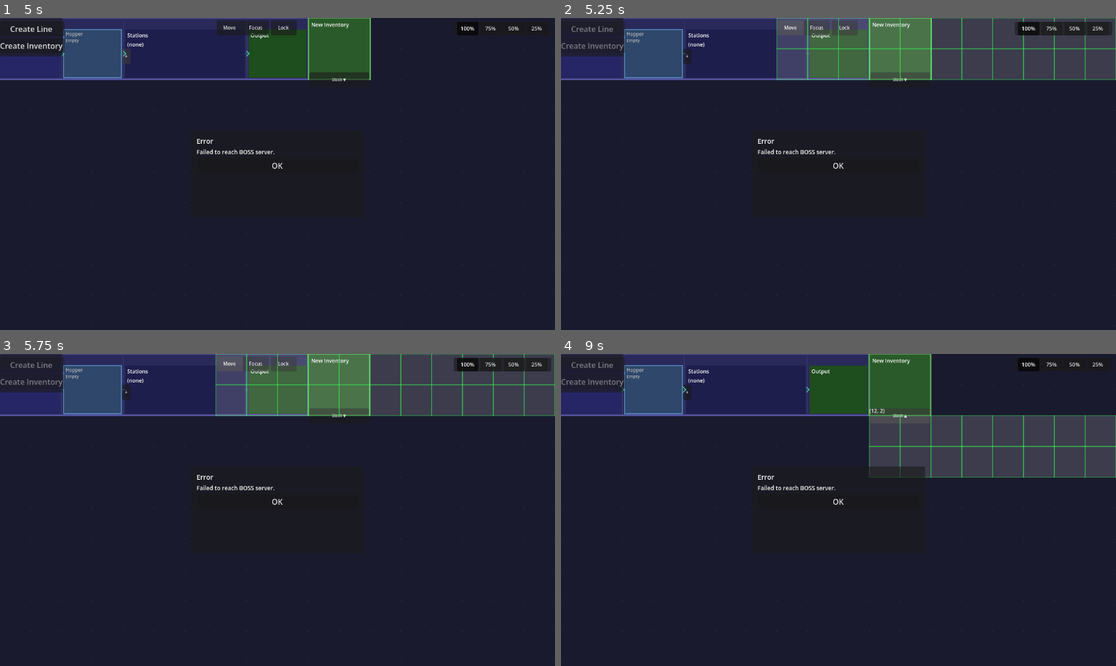
Above: before the commit, frames 1-4 (two rows, left to right).
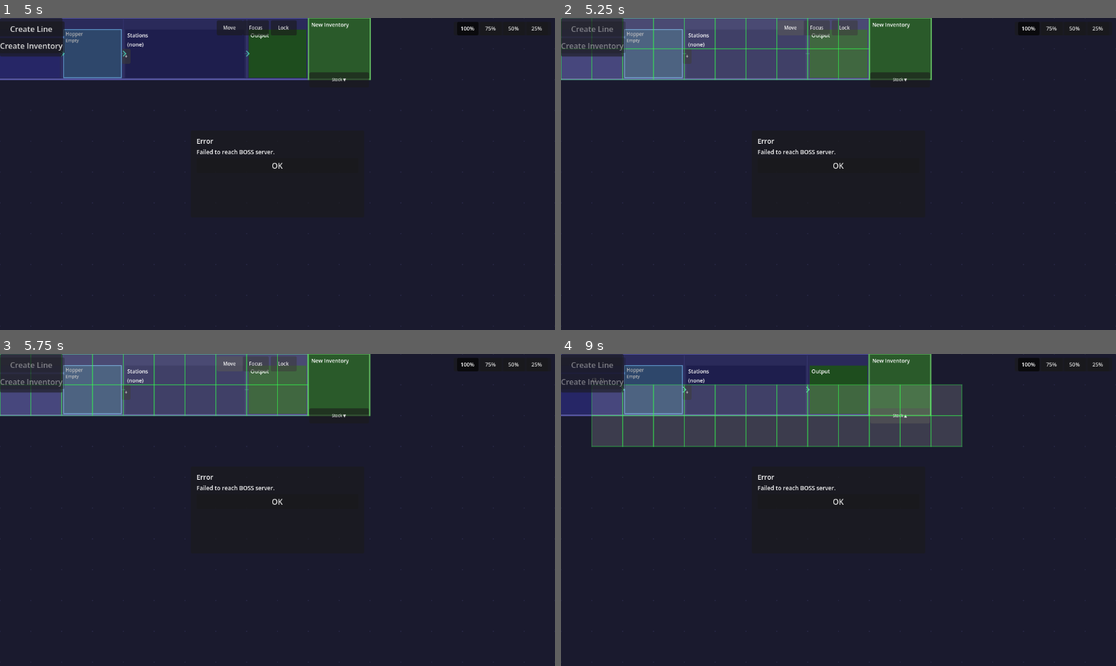
Above: after the commit, the same moments.

Repository: PeqNP/io.bithead.lean
Game: Godot game, scene res://scenes/FactoryFloor/FactoryFloor.tscn
Same seed, same stepped clock (60 frames per second), same inputs: the game is played once before the commit and once after it.
Inputs:
- Up to frame 1 (5 s): click "OK" at 0.5 s; click "Create Line" at 1.25 s; click "+" at 2 s; click "OK" at 2.75 s; click "Create Inventory" at 3.5 s; click "+" at 4.25 s
- Up to frame 2 (5.25 s): click "Move" at 5 s
- Up to frame 3 (5.75 s): no input
- Up to frame 4 (9 s): click "Focus" at 5.75 s; click "Unfocus" at 6.5 s; click "Lock" at 7.25 s; click "Unlock" at 8 s; click "Stock ▼" at 8.75 s

Frame 1 is identical in both runs. In frame 2, 14% of the frame differs, in the area x 0-100%, y 0-21%; in frame 3, 14%; in frame 4, 19%, in the area x 5-100%, y 7-40%.

Commit message:
- Moving now places the ghost over the line and the mouse attached to the overlay respective to where it is in the line.

Diff:
--- a/godot/scenes/FactoryFloor/FactoryFloor.gd
+++ b/godot/scenes/FactoryFloor/FactoryFloor.gd
@@ -366,7 +366,7 @@
 	_drag_entity_id = entity._entity_id
 	_drag_tile_w = tile_w
 	_drag_tile_h = tile_h
-	_drag_overlay.begin(grid, tile_w, tile_h, _drag_entity_id)
+	_drag_overlay.begin(grid, tile_w, tile_h, _drag_entity_id, entity.position)
 	_panel.set_busy(true)
 
 
--- a/godot/scenes/common/DragOverlay.gd
+++ b/godot/scenes/common/DragOverlay.gd
@@ -18,6 +18,7 @@
 var _tile_w: int = 0
 var _tile_h: int = 0
 var _exclude_id: int = 0   # id of entity being moved (treated as available)
+var _drag_offset: Vector2 = Vector2.ZERO   # mouse-to-entity-top-left offset at drag start
 var _snap_tile: Vector2i = Vector2i.ZERO
 var _valid: bool = false
 
@@ -33,11 +34,18 @@
 
 
 ## Start a drag operation for an entity of tile size w×h with given id.
-func begin(grid: GridManager, tile_w: int, tile_h: int, exclude_id: int) -> void:
+## entity_pos is the entity's world-space top-left at the moment Move is pressed;
+## it is used to keep the mouse anchored at the same relative point within the entity.
+func begin(grid: GridManager, tile_w: int, tile_h: int, exclude_id: int,
+		entity_pos: Vector2) -> void:
 	_grid = grid
 	_tile_w = tile_w
 	_tile_h = tile_h
 	_exclude_id = exclude_id
+	_drag_offset = get_global_mouse_position() - entity_pos
+	# Clamp offset so it stays within entity bounds.
+	_drag_offset.x = clamp(_drag_offset.x, 0.0, tile_w * TILE_SIZE - 1.0)
+	_drag_offset.y = clamp(_drag_offset.y, 0.0, tile_h * TILE_SIZE - 1.0)
 	show()
 	set_process(true)
 
@@ -51,9 +59,11 @@
 
 func _process(_delta: float) -> void:
 	var mouse_world := get_global_mouse_position()
+	# Subtract the click offset so the entity top-left — not the mouse — snaps to a tile.
+	var anchored := mouse_world - _drag_offset
 	_snap_tile = Vector2i(
-		int(mouse_world.x) / TILE_SIZE,
-		int(mouse_world.y) / TILE_SIZE
+		int(anchored.x) / TILE_SIZE,
+		int(anchored.y) / TILE_SIZE
 	)
 	_snap_tile.x = max(0, _snap_tile.x)
 	_snap_tile.y = max(0, _snap_tile.y)
